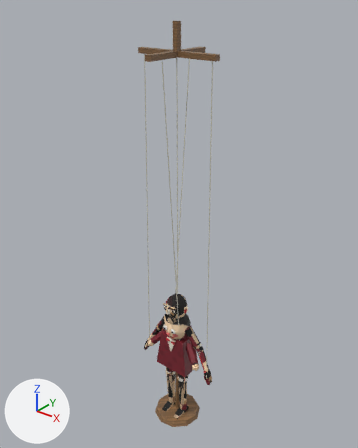
The glTF model public/assets/fighters/mumbles.glb, before and after one commit.
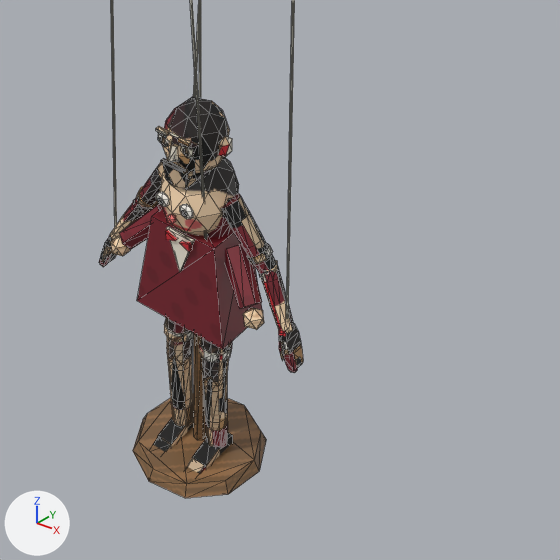
Each version appears first whole from a camera (50 mm lens) standing at (2.255, -2.796, 3.757) and looking at (-0.051, 0.086, 1.97), and next in a close-up on the part from 31% to 83% of the width and 58% to 100% of the height. Lighting does not change. The marker at lower left points along +X, +Y and +Z. The first two pictures are the older version. The close-ups show mesh edges as thin lines. Vertices at exactly the same position are counted once.

Objects in the first close-up: 'fx_hand_puppet', 'mumbles_body.001', 'mumbles_strings'.
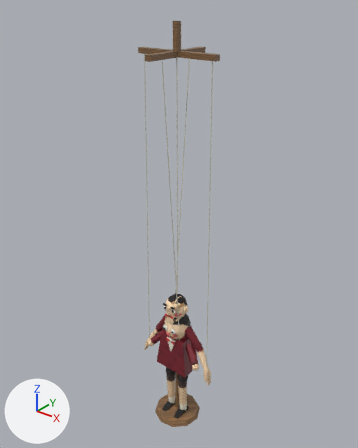
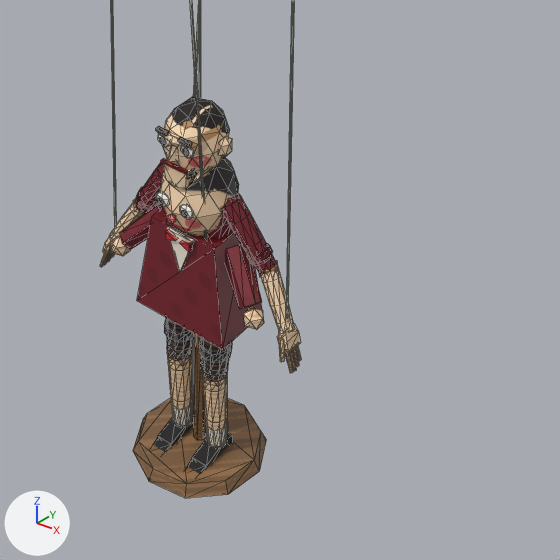
Changed parts and their boxes (x1, y1, x2, y2) in the close-ups (560 x 560 px):
'mumbles_body.001', reshaped
    before: (99, 97, 303, 474)
    after: (100, 97, 301, 474)
part 1 of me_mumbles_body, rebuilt (20% shorter)
    before: (279, 341, 285, 360)
    after: (278, 339, 284, 354)
part 2 of me_mumbles_body, rebuilt
    before: (103, 246, 111, 261)
    after: (103, 244, 111, 257)
part 3 of me_mumbles_body, cut back
    before: (282, 332, 303, 373)
    after: (277, 332, 301, 373)
part 4 of me_mumbles_body, cut back
    before: (99, 244, 116, 267)
    after: (100, 243, 114, 267)
part 5 of me_mumbles_body, surface changed
    both: (102, 100, 301, 474)

Diff of the bpy script that builds the scene:
```diff
--- a/public/assets/fighters/mumbles.glb.py
+++ b/public/assets/fighters/mumbles.glb.py
@@ me_mumbles_body @@
 # used by ob_mumbles_body_001; location = (0.0, 0.0, 0.0)
-me_mumbles_body.from_pydata(...)  # 1137 vertices, 2046 faces; spans x -0.386..0.386, y -0.159..0.092, z 0.0..1.347
+me_mumbles_body.from_pydata(...)  # 1385 vertices, 2414 faces; spans x -0.383..0.383, y -0.159..0.092, z 0.0..1.347
+# me_mumbles_body part 1: the loose piece of 16 vertices spanning x 0.332..0.355, y -0.055..-0.032, z 0.609..0.668 is rebuilt with 10 vertices and now spans x 0.329..0.355, y -0.056..-0.027, z 0.628..0.675
+# me_mumbles_body part 2: the loose piece of 16 vertices spanning x -0.356..-0.331, y -0.055..-0.032, z 0.609..0.668 is rebuilt with 10 vertices and now spans x -0.355..-0.329, y -0.056..-0.027, z 0.628..0.675
+# me_mumbles_body part 3: 4 vertices moved from x 0.344..0.369, y -0.042..0.021, z 0.621..0.633 to x 0.344..0.367, y -0.042..0.022, z 0.623..0.635; 32 vertices removed from x 0.342..0.386, y -0.043..0.021, z 0.562..0.641; 162 vertices added at x 0.322..0.383, y -0.061..0.019, z 0.563..0.679
+# me_mumbles_body part 4: 4 vertices moved from x -0.369..-0.344, y -0.042..0.021, z 0.621..0.633 to x -0.367..-0.344, y -0.042..0.022, z 0.623..0.635; 32 vertices removed from x -0.386..-0.342, y -0.043..0.021, z 0.562..0.641; 162 vertices added at x -0.383..-0.322, y -0.061..0.019, z 0.563..0.679
+# me_mumbles_body part 5: 1862 kept faces spanning x -0.367..0.367, y -0.159..0.092, z 0.0..1.347 get new texture (UV) coordinates
 me_mumbles_body.materials.append(mat_body)
```
